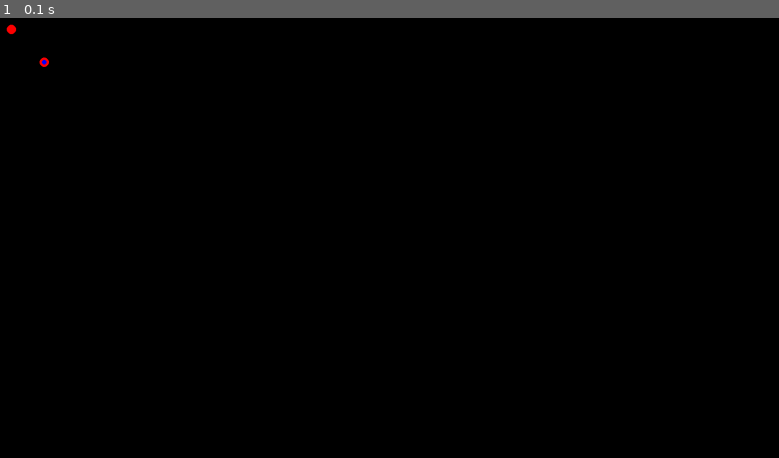
Above: before the commit, frame 1.
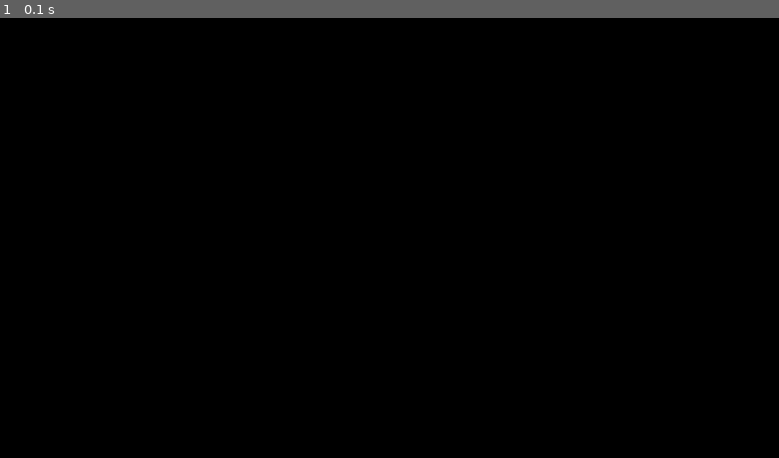
Above: after the commit, the same moment.

Repository: SurajSharma90/Atlas
Game: pygame game, started from Python/Learning/PyGame/VectorMath/__main__.py
Two runs of this game, one before a commit and one after it. Both use one fixed random seed, a clock stepped at 60 frames per second and the inputs below.
Inputs:
- Up to frame 1 (0.1 s): no input

The runs differ from the first frame. In frame 1, less than 0.1% of the frame differs, in the area x 0-7%, y 1-12%.

Commit message:
Add more to vector math

Diff:
--- a/Python/Learning/PyGame/VectorMath/VectorMath.py
+++ b/Python/Learning/PyGame/VectorMath/VectorMath.py
@@ -10,6 +10,11 @@
          x = self.x + other.x
          y = self.y + other.y
          return Vector2f(x, y)
+
+    def __mul__(self, s):
+        x = self.x * s
+        y = self.y * s
+        return Vector2f(x, y)
 
 
 class Vectorf:
@@ -28,6 +33,11 @@
         y = self.y + other.y
         return Vectorf(x, y)
 
+    def __mul__(self, s):
+        x = self.x * s
+        y = self.y * s
+        return Vectorf(x, y)
+
     def normalized(self):
         return Vectorf(self.x / self.magnitutde, self.y / self.magnitutde)
 
--- a/Python/Learning/PyGame/VectorMath/__main__.py
+++ b/Python/Learning/PyGame/VectorMath/__main__.py
@@ -14,6 +14,7 @@
 
 points: [Circle] = []
 labels: [Circle] = []
+"""
 points.append(Circle(Vector2f(50.0, 50.0), POINT_RADIUS, pygame.Color(255, 0, 0, 255)))
 points.append(Circle(Vector2f(120.0, 120.0), POINT_RADIUS, pygame.Color(255, 0, 0, 255)))
 
@@ -21,6 +22,7 @@
 point_label = (points[0].point + vectorab)
 
 labels.append(Circle(point_label, LABEL_RADIUS, pygame.Color(0, 0, 255, 255)))
+"""
 create = True
 
 running = True
@@ -37,9 +39,11 @@
                 )
             )
         elif len(points) > 1:
-            last_point = points[len(points)-1]
-            nearest_neighbor = points[len(points)-2]
+            last_point = points[len(points)-1].point
+            nearest_neighbor = points[len(points)-2].point
             vec = points[len(points)-2].point + Vectorf(points[len(points) - 2].point, points[len(points) - 1].point)
+            print(last_point.x, nearest_neighbor.x)
+
             mean_point = 0
             posx = 0
             posy = 0
